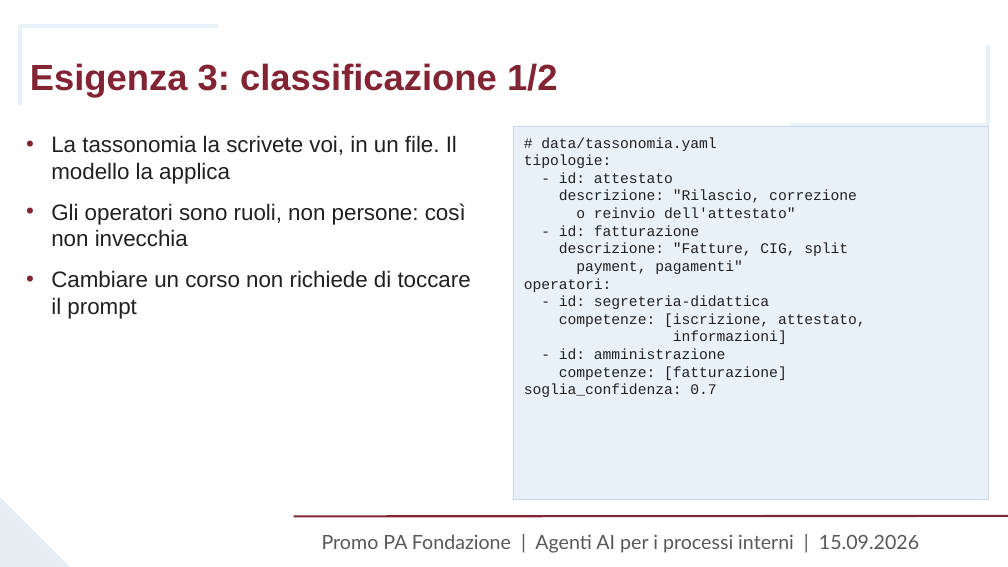
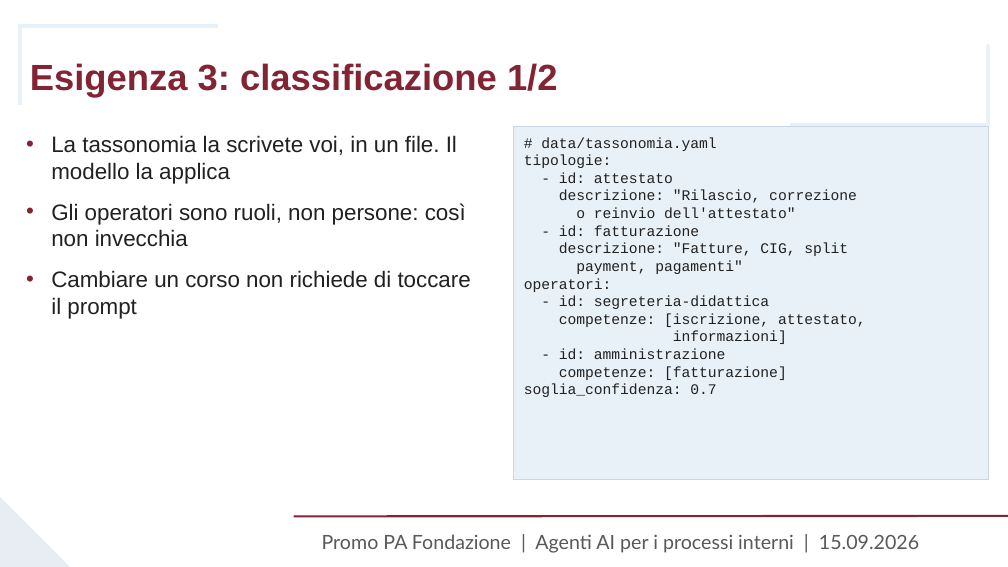
Before and after one commit to fabsilvestri/promopa-agenti-ai, a slide deck: slide 17 of slides/Lezione_15_settembre_Agenti_AI_PromoPA.pptx. Drawn at 1008x567 pixels with LibreOffice and Linux fonts; fonts in the diff are those of the drawing; background and template pictures are left out. Boxes give left, top, right and bottom in pixels: in the first picture for what was removed or moved away, otherwise in the second. Text is boxed around its words. In the diff, an @@ line names an element or a change of style, - is before the commit and + after.

```diff
--- a/slides/Lezione_15_settembre_Agenti_AI_PromoPA.pptx
+++ b/slides/Lezione_15_settembre_Agenti_AI_PromoPA.pptx
@@ rectangle "# data/tassonomia.yaml": place and size @@
-rectangle "# data/tassonomia.yaml" at [514,127,988,500]
+rectangle "# data/tassonomia.yaml" at [514,127,988,480]
```
Also in this commit, not shown: 5 other slides changed, 2 other files.
